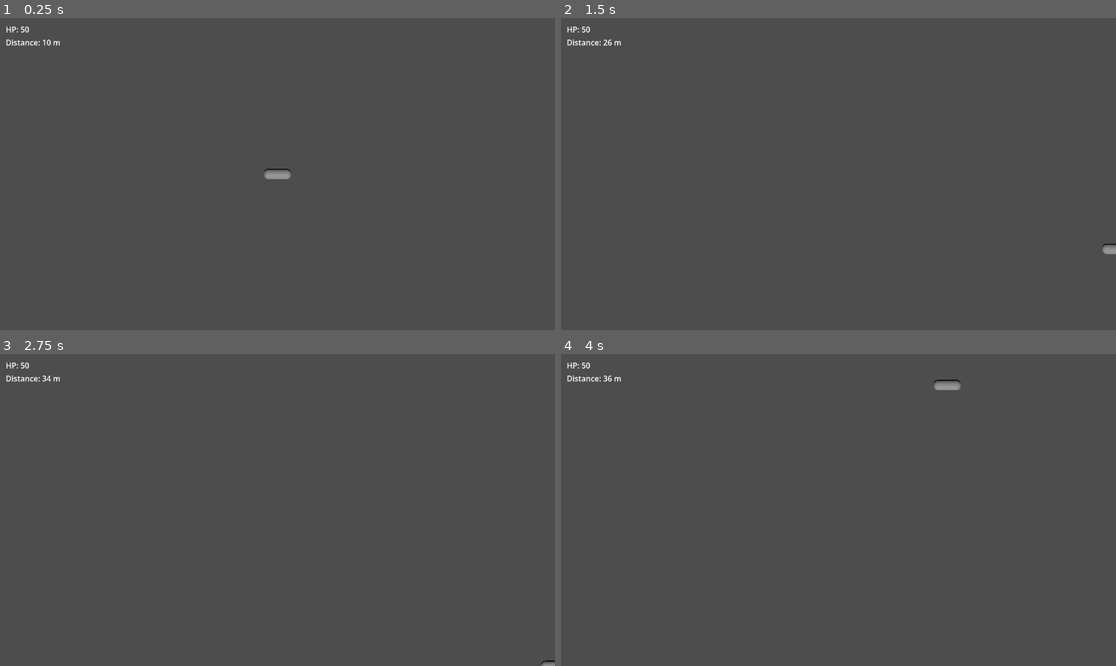
Above: before the commit, frames 1-4 (two rows, left to right).
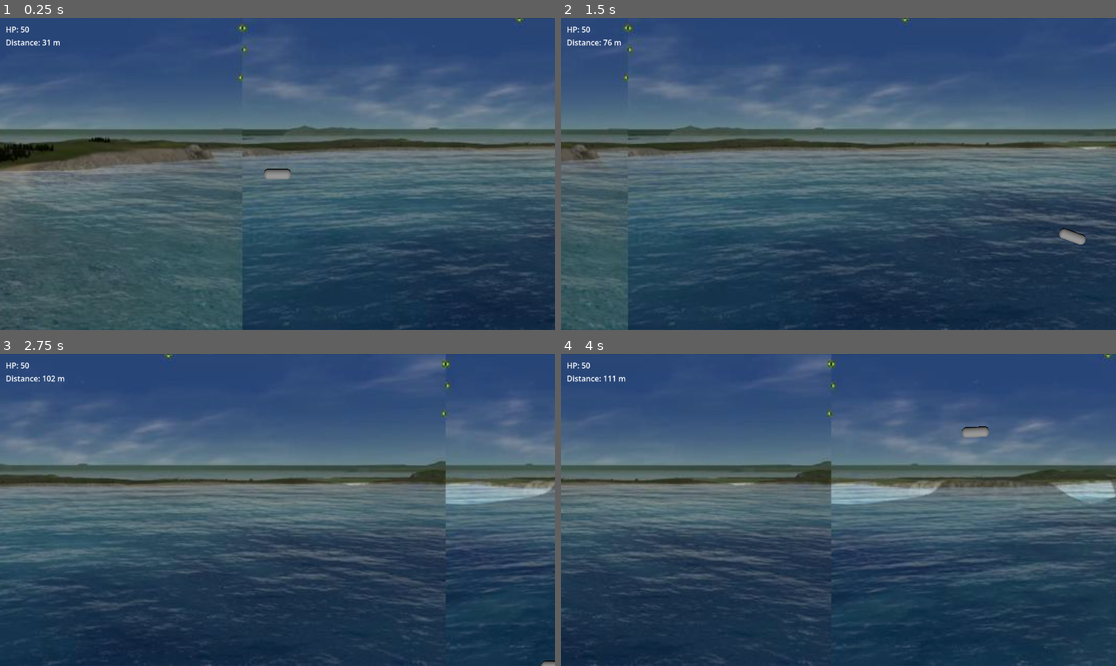
Above: after the commit, the same moments.

Repository: Unrealf1/SupremeComGame
Game: Godot game, scene res://scenes/Main.tscn
Same seed, same stepped clock (60 frames per second), same inputs: the game is played once before the commit and once after it.
Inputs:
- Up to frame 1 (0.25 s): no input
- Up to frame 2 (1.5 s): hold Right (ui_right) 0.53-1.28 s; hold Down (ui_down) from 1.28 s (still down)
- Up to frame 3 (2.75 s): release Down (ui_down) at 2.03 s; hold Right (ui_right) from 2.03 s (still down)
- Up to frame 4 (4 s): release Right (ui_right) at 2.78 s; hold Up (ui_up) 2.78-3.53 s; hold Left (ui_left) from 3.53 s (still down)

The runs differ from the first frame. In frame 1, 83% of the frame differs, in the area x 0-100%, y 0-100%; in frame 2, 91%; in frame 3, 94%; in frame 4, 93%.

Commit message:
Background scrolling and player tilt

Diff:
--- a/supreme-game/project.godot
+++ b/supreme-game/project.godot
@@ -16,6 +16,7 @@
 config/icon="res://icon.svg"
 
 [autoload]
+
 GameState="*res://scripts/GameState.gd"
 
 [physics]
--- a/supreme-game/scenes/Main.tscn
+++ b/supreme-game/scenes/Main.tscn
@@ -2,8 +2,10 @@
 
 [ext_resource type="Script" uid="uid://dnaekooe32vf7" path="res://scripts/Player.gd" id="1"]
 [ext_resource type="PackedScene" path="res://scenes/Obstacle.tscn" id="2"]
+[ext_resource type="Texture2D" uid="uid://b87x8ualq6cmg" path="res://assets/background/panorama.jpg" id="2_c01mt"]
 [ext_resource type="Script" uid="uid://caufe3ohnspgm" path="res://scripts/Spawner.gd" id="3"]
 [ext_resource type="Script" uid="uid://k4xwh15ia06q" path="res://scripts/HUD.gd" id="4"]
+[ext_resource type="PackedScene" uid="uid://codwi2ecqu6x1" path="res://scenes/background/BackgroundScroller.tscn" id="5"]
 
 [sub_resource type="CapsuleMesh" id="1"]
 radius = 0.4
@@ -14,6 +16,10 @@
 height = 2.4
 
 [node name="Main" type="Node3D" unique_id=1821618476]
+
+[node name="BackgroundScroller" parent="." unique_id=544691614 instance=ExtResource("5")]
+transform = Transform3D(1, 0, 0, 0, -4.371139e-08, -1, 0, 1, -4.371139e-08, 0, 0, 0)
+texture = ExtResource("2_c01mt")
 
 [node name="Camera3D" type="Camera3D" parent="." unique_id=1733376891]
 transform = Transform3D(1, 0, 0, 0, 1, 0, 0, 0, 1, 0, 0, 20)
--- /dev/null
+++ b/supreme-game/scenes/background/BackgroundScroller.tscn
@@ -0,0 +1,16 @@
+[gd_scene format=3 uid="uid://codwi2ecqu6x1"]
+
+[ext_resource type="Script" uid="uid://ctabmxkbufatk" path="res://scripts/BackgroundScroller.gd" id="1"]
+
+[sub_resource type="PlaneMesh" id="1"]
+size = Vector2(32, 18)
+
+[node name="BackgroundScroller" type="Node3D" unique_id=14711208]
+script = ExtResource("1")
+
+[node name="TileA" type="MeshInstance3D" parent="." unique_id=1083935253]
+mesh = SubResource("1")
+
+[node name="TileB" type="MeshInstance3D" parent="." unique_id=100864852]
+transform = Transform3D(1, 0, 0, 0, 1, 0, 0, 0, 1, 32, 0, 0)
+mesh = SubResource("1")
--- /dev/null
+++ b/supreme-game/scripts/BackgroundScroller.gd
@@ -0,0 +1,68 @@
+extends Node3D
+
+@export var texture: Texture2D
+@export var parallax_factor := 0.25
+@export var z_depth := -10.0
+@export var fit_texture_height_to_screen := true
+
+@onready var tile_a: MeshInstance3D = $TileA
+@onready var tile_b: MeshInstance3D = $TileB
+
+var _screen_half_extents := Vector2(16.0, 9.0)
+var _tile_size := Vector2(32.0, 18.0)
+var _material: StandardMaterial3D
+var _scroll_x := 0.0
+
+func _ready() -> void:
+  _setup_material()
+  _update_layout()
+
+func _process(delta: float) -> void:
+  _update_layout()
+  _scroll_tiles(delta)
+
+func _setup_material() -> void:
+  _material = StandardMaterial3D.new()
+  _material.shading_mode = BaseMaterial3D.SHADING_MODE_UNSHADED
+  _material.transparency = BaseMaterial3D.TRANSPARENCY_DISABLED
+  _material.albedo_color = Color(1.0, 1.0, 1.0, 1.0)
+  _material.cull_mode = BaseMaterial3D.CULL_DISABLED
+  if texture != null:
+    _material.albedo_texture = texture
+  tile_a.material_override = _material
+  tile_b.material_override = _material
+
+func _update_layout() -> void:
+  _screen_half_extents = ScreenBounds.get_half_extents(get_viewport(), _screen_half_extents)
+  var screen_size := _screen_half_extents * 2.0
+  _tile_size = screen_size
+
+  if texture != null and fit_texture_height_to_screen:
+    var tex_size := texture.get_size()
+    if tex_size.y > 0:
+      var tex_aspect: float = tex_size.x / tex_size.y
+      _tile_size.y = screen_size.y
+      _tile_size.x = max(screen_size.x, screen_size.y * tex_aspect)
+
+  var plane_a := tile_a.mesh as PlaneMesh
+  var plane_b := tile_b.mesh as PlaneMesh
+  if plane_a != null:
+    plane_a.size = _tile_size
+  if plane_b != null:
+    plane_b.size = _tile_size
+
+  tile_a.global_position.y = 0.0
+  tile_b.global_position.y = 0.0
+  tile_a.global_position.z = z_depth
+  tile_b.global_position.z = z_depth
+
+  _apply_tile_positions()
+
+func _scroll_tiles(delta: float) -> void:
+  var offset := GameState.scroll_speed * parallax_factor * delta * 3.0
+  _scroll_x = fposmod(_scroll_x + offset, _tile_size.x)
+  _apply_tile_positions()
+
+func _apply_tile_positions() -> void:
+  tile_a.global_position.x = -_scroll_x
+  tile_b.global_position.x = tile_a.global_position.x + _tile_size.x
--- a/supreme-game/scripts/Player.gd
+++ b/supreme-game/scripts/Player.gd
@@ -1,11 +1,13 @@
 extends Node3D
 
-@export var speed := 12.0
+@export var speed := 10.0
 @export var MAX_HP := 50
+@export var max_vertical_angle_diff = 30.0
 
 var hp := MAX_HP
 var screenHalfExtents : Vector2
 var metersFlown : float = 0.0
+var vertical_angle_diff = 0.0
 
 
 func _ready() -> void:
@@ -18,11 +20,21 @@
   screenHalfExtents = ScreenBounds.get_half_extents(get_viewport())
   var input_vec := Input.get_vector("ui_left", "ui_right", "ui_up", "ui_down")
   global_position += Vector3(input_vec.x, -input_vec.y, 0.0) * speed * delta
+  var wantAngle = 0.0
+  if input_vec.y > 0.0:
+    wantAngle = -max_vertical_angle_diff
+  elif input_vec.y < 0.0:
+    wantAngle = max_vertical_angle_diff
+
+  vertical_angle_diff = lerp(vertical_angle_diff, wantAngle, 1.0 - pow(0.005, delta))
+  rotation.z = deg_to_rad(vertical_angle_diff)
+  print("ANGLE = ", vertical_angle_diff)
 
   global_position.x = clamp(global_position.x, -screenHalfExtents.x, screenHalfExtents.x)
   global_position.y = clamp(global_position.y, -screenHalfExtents.y, screenHalfExtents.y)
   global_position.z = 0.0
   metersFlown = GameState.global_meters_passed + (global_position.x - -screenHalfExtents.x)
+  metersFlown *= 3.0
   print("Meters flown: ", metersFlown)
   print("Global Meters flown: ", GameState.global_meters_passed)
   print("Local Meters flown: ", metersFlown - GameState.global_meters_passed)
Binary file added: supreme-game/assets/background/panorama.jpg
Not shown, added: supreme-game/assets/background/panorama.jpg.import
Not shown, added: supreme-game/scripts/BackgroundScroller.gd.uid
